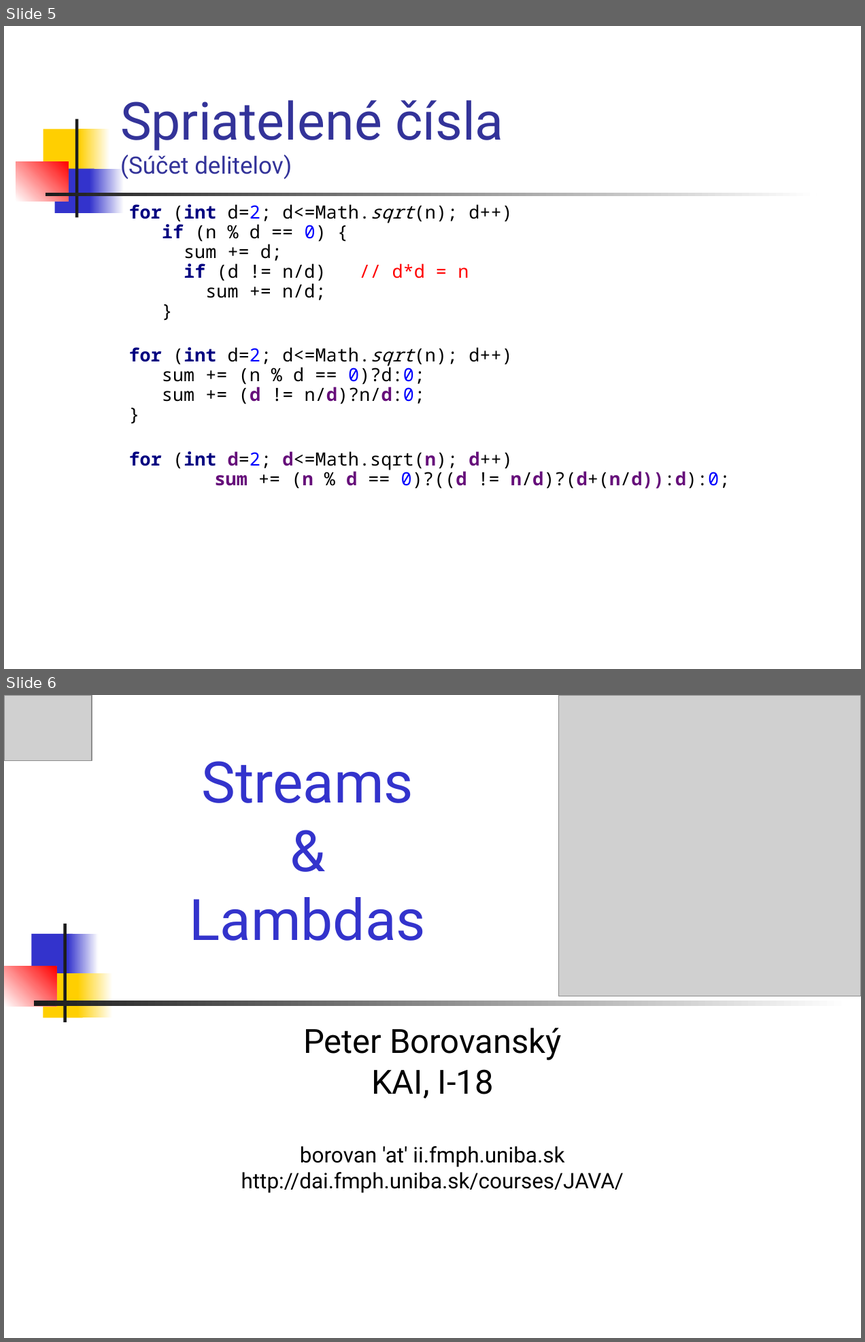
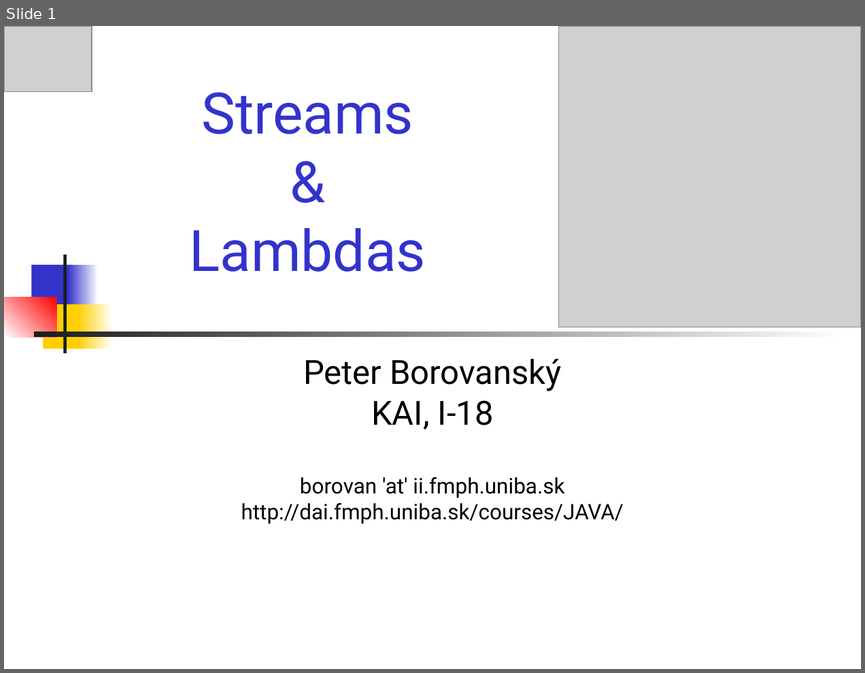
Before and after one commit to Programovanie4/Prednasky, a slide deck: 07/07_java.ppt. Shown one above the other, each under a label of ours: slides 5 and 6 before the commit, slide 1 after it. The pictures are 865x1342 and 865x673 pixels, drawn with LibreOffice and Linux fonts; fonts in the diff are those of the drawing; grey boxes stand for pictures. Boxes give left, top, right and bottom in pixels: in the first picture for what was removed or moved away, otherwise in the second. Text is boxed around its words. In the diff, an @@ line names an element or a change of style, - is before the commit and + after.

```diff
--- a/07/07_java.ppt
+++ b/07/07_java.ppt
@@ slide 5 removed at [4,26,861,669], background #FFFFFF @@
@@ title removed at [120,100,504,179] @@
-Spriatelené čísla
-(Súčet delitelov)
@@ rectangle removed at [75,118,77,217] @@
@@ rectangle removed at [43,129,84,174] @@
@@ rectangle removed at [79,129,110,174] @@
@@ rectangle removed at [16,161,68,201] @@
@@ rectangle removed at [54,168,94,213] @@
@@ rectangle removed at [90,168,124,213] @@
@@ rectangle removed at [45,193,816,195] @@
@@ text removed at [129,204,730,488] @@
-for (int d=2; d<=Math.sqrt(n); d++)
-if (n % d == 0) {
-sum += d;
-if (d != n/d) // d*d = n
-sum += n/d;
-}
-for (int d=2; d<=Math.sqrt(n); d++)
-sum += (n % d == 0)?d:0;
-sum += (d != n/d)?n/d:0;
-}
-for (int d=2; d<=Math.sqrt(n); d++)
-sum += (n % d == 0)?((d != n/d)?(d+(n/d)):d):0;
@@ what was slide 6 is now slide 1 @@
```
Also in this commit, not shown: 25 slides changed, 5 other slides removed, 4 other files.
